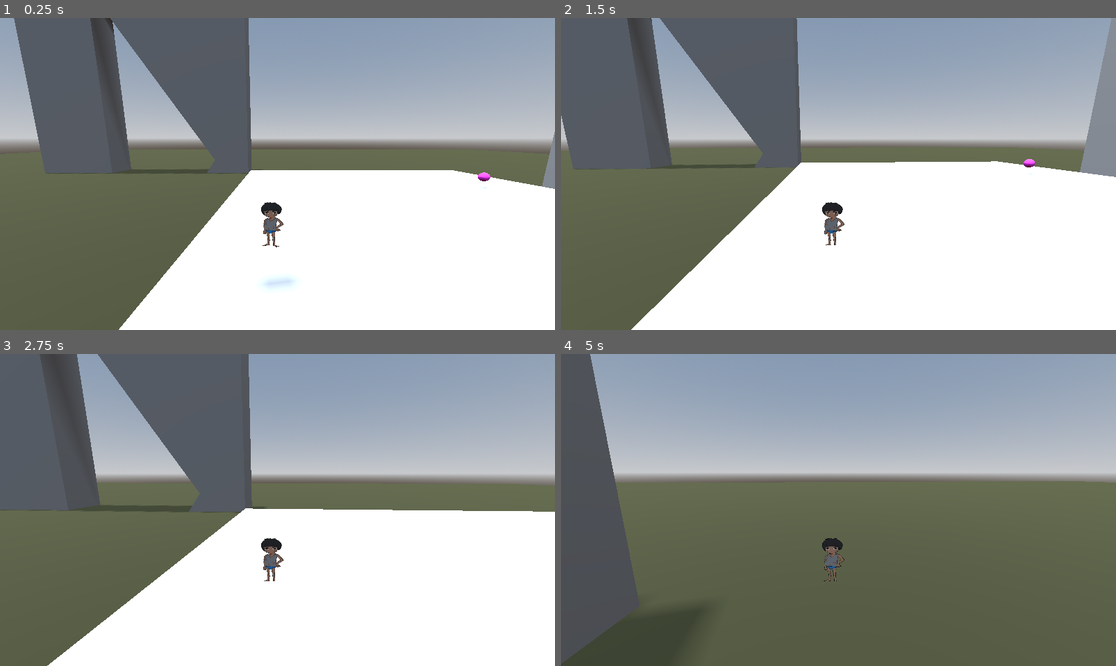
Above: before the commit, frames 1-4 (two rows, left to right).
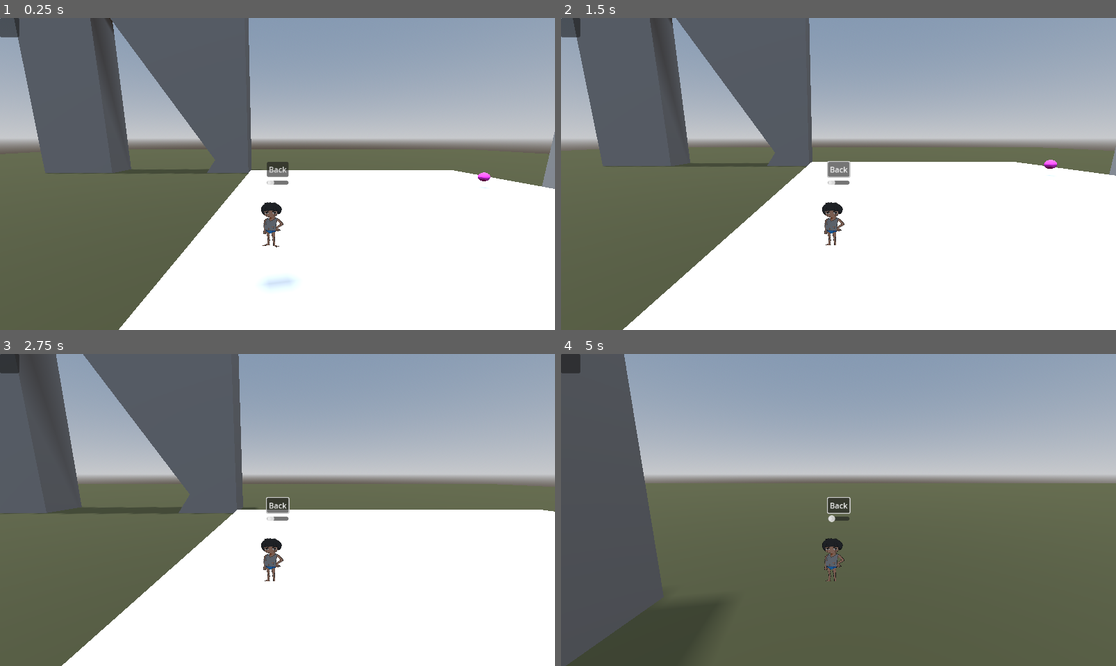
Above: after the commit, the same moments.

Repository: BetterBlood/Smoker_Guy
Game: Godot game, scene res://scenes/main.tscn
Same seed, same stepped clock (60 frames per second), same inputs: the game is played once before the commit and once after it.
Inputs (mouse positions are in pixels of both pictures, inside the frame that each line leads up to):
- Up to frame 1 (0.25 s): no input
- Up to frame 2 (1.5 s): click (838, 167) at 0.5 s, where only the run after the commit has a clickable "Back"; move the mouse to (866, 174) at 1.27 s; hold W (move_forward) from 1.28 s (still down); hold F (Interact) from 1.28 s (still down)
- Up to frame 3 (2.75 s): keep holding W (move_forward); move the mouse to (249, 510) at 2.02 s; release F (Interact) at 2.03 s; tap F (Interact) at 2.1 s
- Up to frame 4 (5 s): keep holding W (move_forward); move the mouse to (849, 503) at 2.77 s; hold F (Interact) 2.78-3.53 s; move the mouse to (832, 516) at 3.52 s; tap F (Interact) at 3.6 s; move the mouse to (877, 513) at 4.27 s; hold F (Interact) from 4.28 s (still down)

The runs differ from the first frame. In frame 1, 0.5% of the frame differs, in the area x 0-53%, y 0-54%; in frame 2, 8.6%, in the area x 0-100%, y 0-100%; in frame 3, 5.5%; in frame 4, 4.2%.

Commit message:
wip start menu

Diff:
--- a/scenes/main.tscn
+++ b/scenes/main.tscn
@@ -1,9 +1,10 @@
-[gd_scene load_steps=9 format=3 uid="uid://cvmxwqk61tto4"]
+[gd_scene load_steps=10 format=3 uid="uid://cvmxwqk61tto4"]
 
 [ext_resource type="PackedScene" uid="uid://b5dpenco0nwh" path="res://scenes/player.tscn" id="1_sa3da"]
 [ext_resource type="PackedScene" uid="uid://b3utv1asyo0gj" path="res://scenes/enemy.tscn" id="2_jc17c"]
 [ext_resource type="PackedScene" uid="uid://c7whgqwiiu1e1" path="res://scenes/Interactions/interaction_static.tscn" id="3_7tarn"]
 [ext_resource type="PackedScene" uid="uid://bwqg2nn4328dy" path="res://scenes/Interactions/healing_object.tscn" id="4_r643y"]
+[ext_resource type="PackedScene" uid="uid://sds64ovbu4" path="res://scenes/options.tscn" id="5_vvcs6"]
 
 [sub_resource type="ProceduralSkyMaterial" id="ProceduralSkyMaterial_mnmpc"]
 sky_horizon_color = Color(0.64625, 0.65575, 0.67075, 1)
@@ -113,3 +114,5 @@
 [node name="HeallingObject2" parent="." node_paths=PackedStringArray("player") instance=ExtResource("4_r643y")]
 transform = Transform3D(1, 0, 0, 0, 1, 0, 0, 0, 1, 9.37408, 1.91351, 7.24562)
 player = NodePath("../Player")
+
+[node name="Options" parent="." instance=ExtResource("5_vvcs6")]
--- /dev/null
+++ b/scenes/main_menu.tscn
@@ -0,0 +1,44 @@
+[gd_scene load_steps=2 format=3 uid="uid://dsqigaksu3xbs"]
+
+[ext_resource type="Script" path="res://scripts/main_menu.gd" id="1_swvf6"]
+
+[node name="MainMenu" type="Control"]
+layout_mode = 3
+anchors_preset = 15
+anchor_right = 1.0
+anchor_bottom = 1.0
+grow_horizontal = 2
+grow_vertical = 2
+script = ExtResource("1_swvf6")
+
+[node name="VBoxContainer" type="VBoxContainer" parent="."]
+layout_mode = 1
+anchors_preset = 8
+anchor_left = 0.5
+anchor_top = 0.5
+anchor_right = 0.5
+anchor_bottom = 0.5
+offset_left = -143.0
+offset_top = -50.5
+offset_right = 143.0
+offset_bottom = 50.5
+grow_horizontal = 2
+grow_vertical = 2
+
+[node name="Start" type="Button" parent="VBoxContainer"]
+layout_mode = 2
+text = "Start
+"
+
+[node name="Options" type="Button" parent="VBoxContainer"]
+layout_mode = 2
+text = "Options"
+
+[node name="Quit" type="Button" parent="VBoxContainer"]
+layout_mode = 2
+text = "Quit
+"
+
+[connection signal="pressed" from="VBoxContainer/Start" to="." method="_on_start_pressed"]
+[connection signal="pressed" from="VBoxContainer/Options" to="." method="_on_options_pressed"]
+[connection signal="pressed" from="VBoxContainer/Quit" to="." method="_on_quit_pressed"]
--- /dev/null
+++ b/scenes/options.tscn
@@ -0,0 +1,42 @@
+[gd_scene load_steps=2 format=3 uid="uid://sds64ovbu4"]
+
+[ext_resource type="Script" path="res://scripts/options.gd" id="1_gvvfp"]
+
+[node name="Options" type="Control"]
+layout_mode = 3
+anchors_preset = 15
+anchor_right = 1.0
+anchor_bottom = 1.0
+grow_horizontal = 2
+grow_vertical = 2
+script = ExtResource("1_gvvfp")
+
+[node name="Panel" type="Panel" parent="."]
+layout_mode = 0
+offset_right = 40.0
+offset_bottom = 40.0
+
+[node name="VBoxContainer" type="VBoxContainer" parent="Panel"]
+layout_mode = 1
+anchors_preset = 8
+anchor_left = 0.5
+anchor_top = 0.5
+anchor_right = 0.5
+anchor_bottom = 0.5
+offset_left = 533.5
+offset_top = 278.5
+offset_right = 578.5
+offset_bottom = 329.5
+grow_horizontal = 2
+grow_vertical = 2
+alignment = 1
+
+[node name="Back" type="Button" parent="Panel/VBoxContainer"]
+layout_mode = 2
+text = "Back"
+
+[node name="VolumeSlider" type="HSlider" parent="Panel/VBoxContainer"]
+layout_mode = 2
+
+[connection signal="pressed" from="Panel/VBoxContainer/Back" to="." method="_on_back_pressed"]
+[connection signal="value_changed" from="Panel/VBoxContainer/VolumeSlider" to="." method="_on_volume_slider_value_changed"]
--- /dev/null
+++ b/scripts/main_menu.gd
@@ -0,0 +1,12 @@
+class_name MainMenu extends Control
+
+
+func _on_start_pressed() -> void:
+	get_tree().change_scene_to_file("res://scenes/main.tscn")
+
+
+func _on_options_pressed() -> void:
+	get_tree().change_scene_to_file("res://scenes/options.tscn")
+
+func _on_quit_pressed() -> void:
+	get_tree().quit()
--- /dev/null
+++ b/scripts/options.gd
@@ -0,0 +1,12 @@
+class_name OptionsMenu extends Control
+
+func _on_back_pressed() -> void:
+	get_tree().change_scene_to_file("res://scenes/menu.tscn")
+
+
+func _on_volume_slider_value_changed(value: float) -> void:
+	if value == 0:
+		AudioServer.set_bus_mute(0, true)
+	else:
+		AudioServer.set_bus_mute(0, false)
+		AudioServer.set_bus_volume_db(0, value)
Binary file added: assets/skill-desc_0003_bg.png
Binary file removed: characters.png
